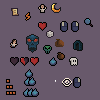
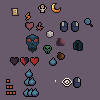
The second w=100, h=100 image is a revision of the first. Changes to its layers:
removed layer "FearIcon.png" over [left=69, top=57, right=78, bottom=66]
painted on "StaminaIcon.png" over [left=10, top=22, right=44, bottom=48]
painted on "HeartIcon.png" over [left=25, top=22, right=47, bottom=31]
painted on "Sack.png" over [left=55, top=38, right=65, bottom=47]
